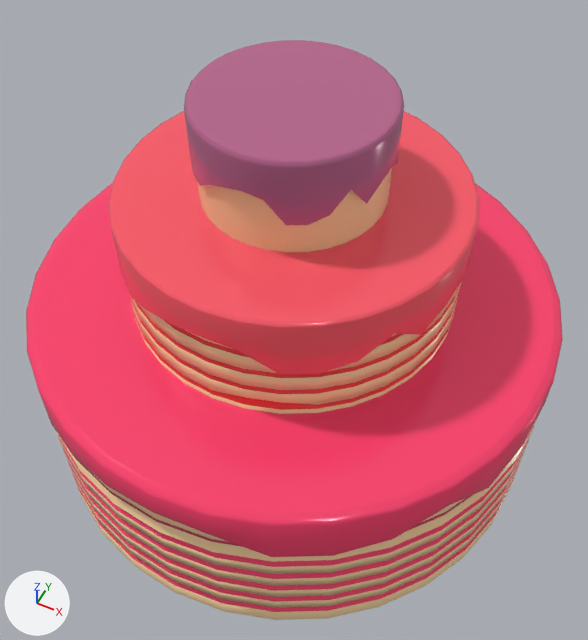
A saved change to the glTF model models/bday/cake.glb.
The view is the same before and after, from a 50 mm camera at (4.89, -9.78, 14.95) aimed at (0.27, -0.55, 3.41). The axes (+X, +Y, +Z) are drawn at lower left. The lights are the same throughout. Objects named as collision shapes, trigger or cutter boxes, shadow casters or lower levels of detail are left out. Where no turn or scale is listed for an object, it has been applied to the vertices.

The older version as bpy lines, for what is in view:
```python
me_cylinder_014 = bpy.data.meshes.new('Cylinder.014')
me_cylinder_014.from_pydata(...)  # 1860 vertices, 3576 faces; spans x -5.05..5.05, y -5.05..5.05, z 0.53..8.44
# faces by material slot: [864, 1176, 1536]
me_cylinder_014.materials.append(mat_sauce_mat_static_mat)  # picture img_avatarwearables_tx
me_cylinder_014.materials.append(mat_cake_base_mat)  # picture img_avatarwearables_tx
me_cylinder_014.materials.append(mat_sauce_mat)  # picture img_avatarwearables_tx
ob_cake_base = bpy.data.objects.new('cake_base', me_cylinder_014)
ob_cake_base.location = (0.0, 0.0, -0.53)
```
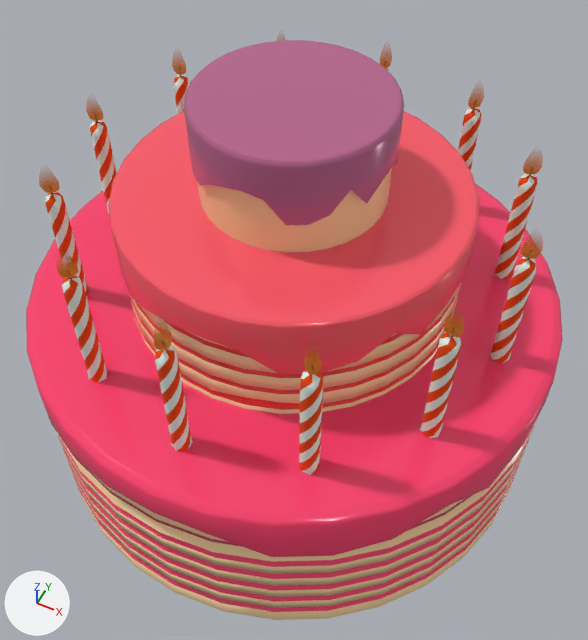
Location of each change, [x1, y1, x2, y2] in pixels of the pictures (588 x 640 px):
'candle_red.011', added
    after: [39, 53, 543, 475]
    faces in mat_atlassolid_001 (picture img_genesis_tx): [45, 68, 537, 475]
    faces in mat_glow_tx_002: [39, 53, 543, 375]

Edits to the bpy script that builds the scene:
```text
Add img_genesis_tx:
    img_genesis_tx = load_image('Genesis_TX', '_unpacked/Genesis_TX', 512, 512, 'sRGB')
Add img_gloworange:
    img_gloworange = load_image('glowOrange', '_unpacked/glowOrange', 512, 512, 'sRGB')
Add mat_atlassolid_001:
    mat_atlassolid_001 = principled_material('AtlasSolid.001')
    mat_atlassolid_001.texture = img_genesis_tx
    mat_atlassolid_001.metallic = 0.2
    mat_atlassolid_001.roughness = 1.0
Add mat_glow_tx_002:
    mat_glow_tx_002 = bpy.data.materials.new('Glow_TX.002')
    # uses the picture img_gloworange
Add me_cylinder_034:
    me_cylinder_034.from_pydata(...)  # 2028 vertices, 3864 faces; spans x -4.23..4.23, y -4.23..4.23, z 3.8..6.81
    # faces by material slot: [2904, 960]
    me_cylinder_034.materials.append(mat_atlassolid_001)  # picture img_genesis_tx
    me_cylinder_034.materials.append(mat_glow_tx_002)
Add ob_candle_red_011:
    ob_candle_red_011 = bpy.data.objects.new('candle_red.011', me_cylinder_034)
    ob_candle_red_011.location = (0.0, 0.0, 0.0)
```
